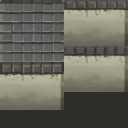
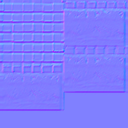
Revision of a layered (128, 128) image; what changed, layer by layer:
added layer "Слой 3 копия" above "Слой 3" over left=0, top=0, right=128, bottom=128
